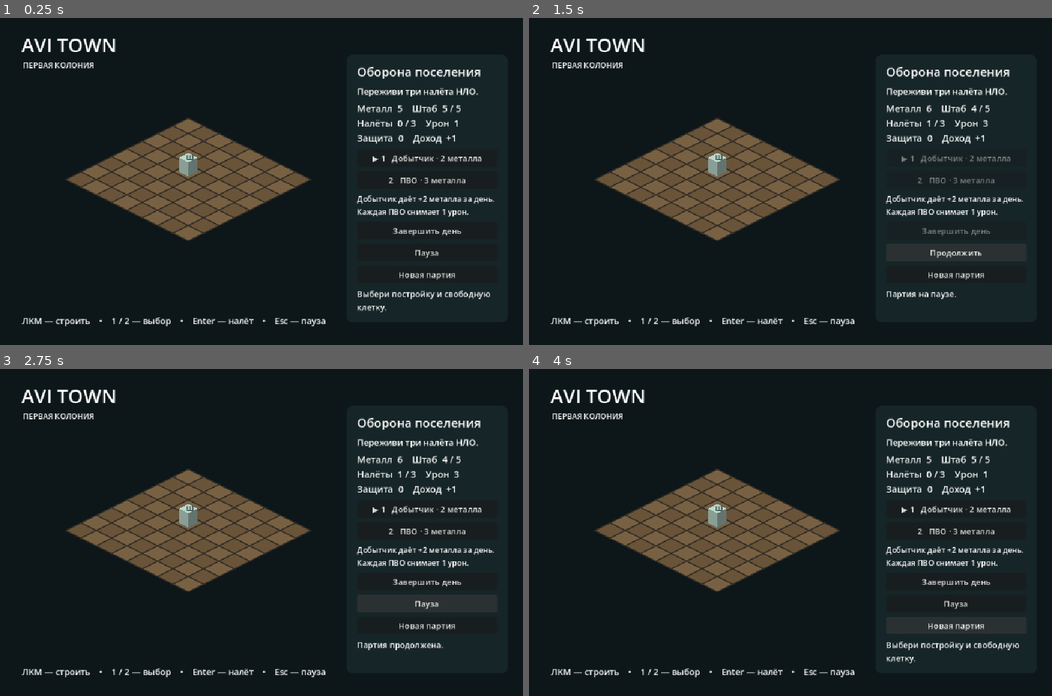
Above: before the commit, frames 1-4 (two rows, left to right).
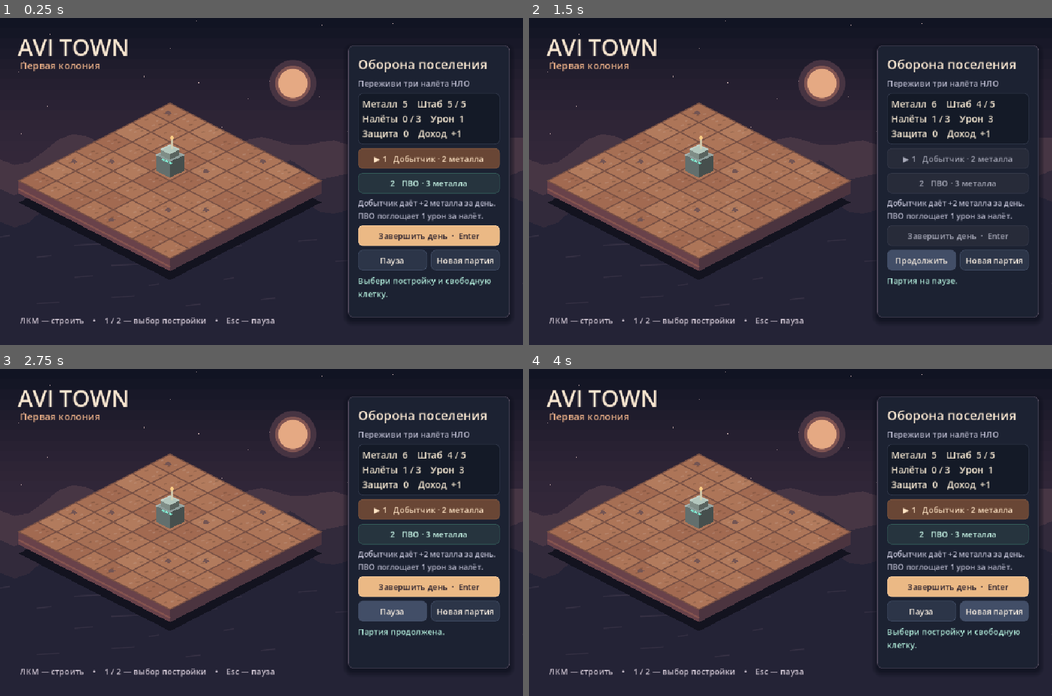
Above: after the commit, the same moments.

Repository: Assinross/avi-town-godot
Game: Godot game, scene res://scenes/colony.tscn
The game is run twice, just before and just after one commit, with the same random seed, the same clock (stepped at 60 frames per second) and the same inputs.
Inputs:
- Up to frame 1 (0.25 s): no input
- Up to frame 2 (1.5 s): click "Завершить день" (after the commit: "Завершить день · Enter") at 0.5 s; click "Пауза" at 1.25 s
- Up to frame 3 (2.75 s): click "Продолжить" at 2 s
- Up to frame 4 (4 s): click "Новая партия" at 2.75 s; click "Новая партия" at 3.5 s

The runs differ from the first frame. In frame 1, 66% of the frame differs, in the area x 0-100%, y 0-100%; in frame 2, 62%; in frame 3, 66%; in frame 4, 66%.

Commit message:
Polish the Avi Town colony and raid feedback

Diff:
--- a/project.godot
+++ b/project.godot
@@ -9,6 +9,7 @@
 window/size/viewport_width=1024
 window/size/viewport_height=640
 window/stretch/mode="canvas_items"
+window/stretch/aspect="keep"
 
 [rendering]
 renderer/rendering_method="gl_compatibility"
--- a/scripts/board.gd
+++ b/scripts/board.gd
@@ -1,15 +1,18 @@
 extends Control
 
 const Rules = preload("res://scripts/colony_rules.gd")
-const HALF := Vector2(30, 15)
+const HALF := Vector2(37, 19)
 const OUTSIDE := Vector2i(-1, -1)
+const SAND := [Color("#a66f54"), Color("#ad7558"), Color("#b27b5d"), Color("#a26a51")]
 
 var rules: Rules
 var hover := OUTSIDE
 var selected := Rules.Building.EXTRACTOR
+var pulse := 0.0
+var impact := false
 
 func origin() -> Vector2:
-	return Vector2(size.x * 0.36, size.y * 0.33)
+	return Vector2(size.x * 0.325, size.y * 0.29)
 
 func center(cell: Vector2i) -> Vector2:
 	return origin() + Vector2((cell.x - cell.y) * HALF.x, (cell.x + cell.y) * HALF.y)
@@ -18,39 +21,127 @@
 	var p := (point - origin()) / HALF
 	return Vector2i(floori((p.x + p.y) * 0.5 + 0.5), floori((p.y - p.x) * 0.5 + 0.5))
 
+func play_raid(damage: int) -> void:
+	impact = damage > 0
+	pulse = 1.0
+	queue_redraw()
+
+func _process(delta: float) -> void:
+	if pulse > 0.0:
+		pulse = maxf(0.0, pulse - delta * 1.5)
+		queue_redraw()
+
 func _draw() -> void:
+	draw_landscape()
 	if rules == null:
 		return
+	var rear := center(Vector2i.ZERO) - Vector2(0, HALF.y)
+	var east := center(Vector2i(7, 0)) + Vector2(HALF.x, 0)
+	var south := center(Vector2i(7, 7)) + Vector2(0, HALF.y)
+	var west := center(Vector2i(0, 7)) - Vector2(HALF.x, 0)
+	var depth := Vector2(0, 25)
+	face([rear + depth * 1.7, east + depth * 1.7, south + depth * 1.7, west + depth * 1.7], Color("#13131f"))
+	face([west, south, south + depth, west + depth], Color("#69424a"))
+	face([south, east, east + depth, south + depth], Color("#4b343f"))
+	draw_line(west + depth * 0.65, south + depth * 0.65, Color("#86544f"), 2, true)
 	for y in range(Rules.SIZE):
 		for x in range(Rules.SIZE):
-			var cell := Vector2i(x, y)
-			var point := center(cell)
-			var tile := PackedVector2Array([point - Vector2(0, HALF.y), point + Vector2(HALF.x, 0),
-				point + Vector2(0, HALF.y), point - Vector2(HALF.x, 0), point - Vector2(0, HALF.y)])
-			var color := Color("#786143") if (x + y) % 2 == 0 else Color("#695439")
-			if cell == hover and rules.can_build(cell, selected):
-				color = Color("#9d905d")
-			draw_colored_polygon(tile.slice(0, 4), color)
-			draw_polyline(tile, Color("#342d26"), 1.0, true)
-	for y in range(Rules.SIZE):
-		for x in range(Rules.SIZE):
-			var cell := Vector2i(x, y)
-			var point := center(cell)
-			if cell == Rules.HQ:
-				draw_structure(point, Color("#bbd9ce"), "Ш", 28.0)
-			elif rules.buildings.has(cell):
-				var turret := rules.buildings[cell] == Rules.Building.TURRET
-				draw_structure(point, Color("#7cdbd8") if turret else Color("#ffc47a"),
-					"П" if turret else "Д", 22.0 if turret else 16.0)
+			draw_tile(Vector2i(x, y))
+	for row in range(2 * Rules.SIZE - 1):
+		for y in range(Rules.SIZE):
+			var x := row - y
+			if x >= 0 and x < Rules.SIZE:
+				draw_building(Vector2i(x, y))
+	if pulse > 0.0:
+		var at := center(Rules.HQ) - Vector2(0, 31)
+		var tint := Color("#ff927d") if impact else Color("#72f3df")
+		tint.a = pulse
+		draw_arc(at, 16 + 44 * (1.0 - pulse), 0, TAU, 40, tint, 2.5, true)
 
-func draw_structure(point: Vector2, color: Color, glyph: String, height: float) -> void:
-	var top := point - Vector2(0, height)
-	var roof := PackedVector2Array([top + Vector2(0, -9), top + Vector2(18, 0),
-		top + Vector2(0, 9), top + Vector2(-18, 0)])
-	draw_colored_polygon(PackedVector2Array([roof[1], roof[2], point + Vector2(0, 9),
-		point + Vector2(18, 0)]), color.darkened(0.47))
-	draw_colored_polygon(PackedVector2Array([roof[2], roof[3], point + Vector2(-18, 0),
-		point + Vector2(0, 9)]), color.darkened(0.27))
+func draw_landscape() -> void:
+	for i in range(32):
+		var blend := float(i) / 31.0
+		var sky := Color("#111423").lerp(Color("#34283a"), sin(blend * PI))
+		draw_rect(Rect2(0, size.y * i / 32.0, size.x, size.y / 32.0 + 1), sky)
+	var moon := Vector2(size.x * 0.56, size.y * 0.20)
+	draw_circle(moon, 45, Color("#473442"), true, -1, true)
+	draw_circle(moon, 34, Color("#805452"), true, -1, true)
+	draw_circle(moon, 28, Color("#e5a983"), true, -1, true)
+	for i in range(55):
+		var star := Vector2(fmod(i * 97.3, size.x), fmod(i * 31.7, size.y * 0.41))
+		draw_circle(star, 1.0 if i % 5 == 0 else 0.55, Color("#bba2a2"))
+	draw_ridge(0.40, Color("#473644"), 1.0)
+	draw_ridge(0.49, Color("#322a3b"), 1.5)
+	draw_ridge(0.59, Color("#242336"), 1.2)
+	for i in range(21):
+		var y := size.y * 0.67 + fmod(i * 39.4, size.y * 0.24)
+		var x := fmod(i * 73.1, size.x)
+		draw_line(Vector2(x, y), Vector2(x + 19 + i % 6 * 8, y - 3), Color("#353043"), 1, true)
+
+func draw_ridge(level: float, color: Color, frequency: float) -> void:
+	var points := PackedVector2Array()
+	for i in range(37):
+		var x := size.x * i / 36.0
+		var y := size.y * level + sin(i * frequency) * 15 + cos(i * 0.47) * 21
+		points.append(Vector2(x, y))
+	points.append(size)
+	points.append(Vector2(0, size.y))
+	draw_colored_polygon(points, color)
+
+func draw_tile(cell: Vector2i) -> void:
+	var point := center(cell)
+	var outline := diamond(point, HALF)
+	var seed_value := cell.x * 17 + cell.y * 29 + cell.x * cell.y * 3
+	var color: Color = SAND[seed_value % SAND.size()]
+	var active := cell == hover and rules.can_build(cell, selected)
+	draw_colored_polygon(outline, color.lightened(0.22) if active else color)
+	outline.append(outline[0])
+	draw_polyline(outline, Color("#ffe0a6") if active else Color("#775044"), 2.0 if active else 1.0, true)
+	if cell == Rules.HQ or rules.buildings.has(cell):
+		return
+	for i in range(4):
+		var shift := Vector2((seed_value * 7 + i * 13) % 35 - 17, (seed_value + i * 11) % 13 - 6)
+		var grain := color.darkened(0.15) if i % 2 else color.lightened(0.12)
+		draw_line(point + shift, point + shift + Vector2(3 + i, -1), grain, 1.0, true)
+	if seed_value % 5 == 0:
+		face([point + Vector2(-10, 2), point + Vector2(-6, -4), point + Vector2(-1, -3),
+			point + Vector2(4, 1), point + Vector2(-2, 4)], Color("#745553"))
+
+func draw_building(cell: Vector2i) -> void:
+	var point := center(cell)
+	if cell == Rules.HQ:
+		block(point, Vector2(27, 13), 31, Color("#8c9d9a"))
+		block(point - Vector2(0, 31), Vector2(18, 9), 11, Color("#b3c7bd"))
+		draw_line(point + Vector2(4, -44), point + Vector2(4, -65), Color("#d6d1b3"), 2, true)
+		draw_circle(point + Vector2(4, -65), 3, Color("#ffcf87"), true, -1, true)
+		for i in range(3):
+			draw_line(point + Vector2(-15 + i * 7, -23 + i * 3),
+				point + Vector2(-11 + i * 7, -21 + i * 3), Color("#84f2d8"), 2, true)
+	elif rules.buildings.get(cell) == Rules.Building.EXTRACTOR:
+		block(point, Vector2(23, 11), 10, Color("#867b70"))
+		block(point + Vector2(-6, -12), Vector2(12, 6), 17, Color("#e8ae68"))
+		block(point + Vector2(10, -9), Vector2(8, 4), 9, Color("#ba784f"))
+		draw_line(point + Vector2(-5, -29), point + Vector2(11, -21), Color("#f9d39a"), 3, true)
+		draw_line(point + Vector2(11, -21), point + Vector2(11, -10), Color("#463a46"), 2, true)
+	elif rules.buildings.get(cell) == Rules.Building.TURRET:
+		block(point, Vector2(24, 12), 10, Color("#747987"))
+		block(point - Vector2(0, 11), Vector2(14, 7), 15, Color("#73bdb4"))
+		draw_line(point + Vector2(3, -26), point + Vector2(22, -38), Color("#344c55"), 8, true)
+		draw_line(point + Vector2(3, -28), point + Vector2(22, -40), Color("#a9e7d8"), 3, true)
+		draw_circle(point + Vector2(-4, -25), 3, Color("#c1ffee"), true, -1, true)
+
+func block(point: Vector2, half_size: Vector2, height: float, color: Color) -> void:
+	var floor_points := diamond(point, half_size)
+	var roof := diamond(point - Vector2(0, height), half_size)
+	face([roof[1], roof[2], floor_points[2], floor_points[1]], color.darkened(0.50))
+	face([roof[2], roof[3], floor_points[3], floor_points[2]], color.darkened(0.29))
 	draw_colored_polygon(roof, color)
-	draw_string(ThemeDB.fallback_font, top + Vector2(-5, 5), glyph, HORIZONTAL_ALIGNMENT_LEFT,
-		-1, 14, Color("#142320"))
+	draw_line(roof[3], roof[0], color.lightened(0.26), 1.2, true)
+	draw_line(roof[0], roof[1], color.lightened(0.16), 1.2, true)
+
+func diamond(point: Vector2, half_size: Vector2) -> PackedVector2Array:
+	return PackedVector2Array([point - Vector2(0, half_size.y), point + Vector2(half_size.x, 0),
+		point + Vector2(0, half_size.y), point - Vector2(half_size.x, 0)])
+
+func face(points: Array[Vector2], color: Color) -> void:
+	draw_colored_polygon(PackedVector2Array(points), color)
--- a/scripts/colony.gd
+++ b/scripts/colony.gd
@@ -15,59 +15,92 @@
 
 func _ready() -> void:
 	resized.connect(board.queue_redraw)
-	add_label(self, "AVI TOWN", 38).position = Vector2(42, 26)
-	add_label(self, "ПЕРВАЯ КОЛОНИЯ", 15).position = Vector2(45, 81)
+	add_label(self, "AVI TOWN", 44, "#f9e7d1").position = Vector2(35, 26)
+	add_label(self, "Первая колония", 19, "#e7ad86").position = Vector2(39, 79)
+
 	var panel := PanelContainer.new()
 	panel.set_anchors_and_offsets_preset(Control.PRESET_CENTER_RIGHT)
-	panel.offset_left = -345
-	panel.offset_right = -30
-	panel.offset_top = -248
-	panel.offset_bottom = 248
-	var background := StyleBoxFlat.new()
-	background.bg_color = Color("#162527")
-	background.set_corner_radius_all(12)
-	background.content_margin_left = 20
-	background.content_margin_right = 20
-	background.content_margin_top = 16
-	background.content_margin_bottom = 16
+	panel.offset_left = -342
+	panel.offset_right = -26
+	panel.offset_top = -266
+	panel.offset_bottom = 266
+	var background := surface("#1c2232", "#4d4659")
+	background.set_content_margin_all(19)
+	background.shadow_color = Color("#0a0d19a0")
+	background.shadow_size = 12
+	background.shadow_offset = Vector2(0, 6)
 	panel.add_theme_stylebox_override("panel", background)
 	add_child(panel)
+
 	var menu := VBoxContainer.new()
-	menu.add_theme_constant_override("separation", 9)
+	menu.add_theme_constant_override("separation", 8)
 	panel.add_child(menu)
-	add_label(menu, "Оборона поселения", 24)
-	add_label(menu, "Переживи три налёта НЛО.", 17)
-	hud = add_label(menu, "", 18)
-	extractor = add_button(menu, "1   Добытчик · 2 металла", func(): select(Rules.Building.EXTRACTOR))
-	turret = add_button(menu, "2   ПВО · 3 металла", func(): select(Rules.Building.TURRET))
-	add_label(menu, "Добытчик даёт +2 металла за день.\nКаждая ПВО снимает 1 урон.", 15)
-	raid = add_button(menu, "Завершить день", end_day)
-	pause_button = add_button(menu, "Пауза", toggle_pause)
-	add_button(menu, "Новая партия", restart)
-	status = add_label(menu, "", 16)
+	add_label(menu, "Оборона поселения", 25, "#f9e7d1")
+	add_label(menu, "Переживи три налёта НЛО", 16, "#b9b9cd")
+	hud = add_label(menu, "", 18, "#efe2cd")
+	hud.add_theme_stylebox_override("normal", surface("#141a27", "#363e52"))
+	hud.custom_minimum_size.y = 89
+	hud.vertical_alignment = VERTICAL_ALIGNMENT_CENTER
+	extractor = add_button(menu, "", func(): select(Rules.Building.EXTRACTOR))
+	turret = add_button(menu, "", func(): select(Rules.Building.TURRET))
+	add_label(menu, "Добытчик даёт +2 металла за день.\nПВО поглощает 1 урон за налёт.", 15, "#b9b9cd")
+	raid = add_button(menu, "Завершить день  ·  Enter", end_day)
+	button_colors(raid, "#ebb985", "#f6cea1", "#231b29")
+	var actions := HBoxContainer.new()
+	actions.add_theme_constant_override("separation", 8)
+	menu.add_child(actions)
+	pause_button = add_button(actions, "Пауза", toggle_pause)
+	add_button(actions, "Новая партия", restart)
+	status = add_label(menu, "", 16, "#aee8d7")
 	status.autowrap_mode = TextServer.AUTOWRAP_WORD_SMART
-	status.custom_minimum_size.y = 52
-	add_label(self, "ЛКМ — строить    •    1 / 2 — выбор    •    Enter — налёт    •    Esc — пауза", 17).position = Vector2(43, 580)
+	status.custom_minimum_size.y = 48
+	add_label(self, "ЛКМ — строить    •    1 / 2 — выбор постройки    •    Esc — пауза", 16, "#cec4d1").position = Vector2(39, 580)
 	restart()
 
-func add_label(parent: Node, caption: String, font_size: int) -> Label:
+func add_label(parent: Node, caption: String, font_size: int, color: String) -> Label:
 	var label := Label.new()
 	label.text = caption
 	label.add_theme_font_size_override("font_size", font_size)
+	label.add_theme_color_override("font_color", Color(color))
 	parent.add_child(label)
 	return label
 
 func add_button(parent: Node, caption: String, action: Callable) -> Button:
 	var button := Button.new()
 	button.text = caption
-	button.custom_minimum_size.y = 34
+	button.custom_minimum_size.y = 40
+	button.size_flags_horizontal = Control.SIZE_EXPAND_FILL
 	button.pressed.connect(action)
+	button_colors(button, "#2c3548", "#424e67", "#f3e9dd")
+	button.add_theme_stylebox_override("disabled", surface("#272b39", "#373b4c"))
+	button.add_theme_color_override("font_disabled_color", Color("#a6a8b7"))
+	var focus := surface("#2c3548", "#aee8d7")
+	focus.draw_center = false
+	button.add_theme_stylebox_override("focus", focus)
 	parent.add_child(button)
 	return button
+
+func surface(fill: String, border: String) -> StyleBoxFlat:
+	var box := StyleBoxFlat.new()
+	box.bg_color = Color(fill)
+	box.border_color = Color(border)
+	box.set_border_width_all(1)
+	box.set_corner_radius_all(9)
+	box.set_content_margin_all(8)
+	return box
+
+func button_colors(button: Button, fill: String, hover_color: String, ink: String) -> void:
+	button.add_theme_stylebox_override("normal", surface(fill, hover_color))
+	button.add_theme_stylebox_override("hover", surface(hover_color, hover_color))
+	button.add_theme_stylebox_override("pressed", surface(fill, ink))
+	for state in ["font_color", "font_hover_color", "font_pressed_color", "font_focus_color"]:
+		button.add_theme_color_override(state, Color(ink))
 
 func restart() -> void:
 	rules = Rules.new()
 	board.rules = rules
+	board.pulse = 0.0
+	board.hover = Board.OUTSIDE
 	selected = Rules.Building.EXTRACTOR
 	status.text = "Выбери постройку и свободную клетку."
 	refresh()
@@ -92,13 +125,14 @@
 	if rules.phase != Rules.Phase.PLAYING:
 		return
 	var damage := rules.end_day()
+	board.play_raid(damage)
 	match rules.phase:
 		Rules.Phase.WON:
 			status.text = "Победа! Колония пережила три налёта."
 		Rules.Phase.LOST:
 			status.text = "Поражение. Штаб разрушен."
 		_:
-			status.text = "Налёт отражён. Штаб цел." if damage == 0 else "Налёт нанёс штабу %d урона." % damage
+			status.text = "Налёт отражён. Штаб не получил урона." if damage == 0 else "Налёт нанёс штабу %d урона." % damage
 	refresh()
 
 func refresh() -> void:
@@ -113,6 +147,12 @@
 	raid.disabled = not playing
 	pause_button.disabled = not (playing or rules.phase == Rules.Phase.PAUSED)
 	pause_button.text = "Продолжить" if rules.phase == Rules.Phase.PAUSED else "Пауза"
+	button_colors(extractor, "#694635" if selected == Rules.Building.EXTRACTOR else "#302a34",
+		"#805841", "#ffe4c4")
+	button_colors(turret, "#28534f" if selected == Rules.Building.TURRET else "#26343e",
+		"#37635e", "#caf9ea")
+	status.add_theme_color_override("font_color",
+		Color("#ffac98") if rules.phase == Rules.Phase.LOST else Color("#aee8d7"))
 	board.selected = selected
 	board.queue_redraw()
 
